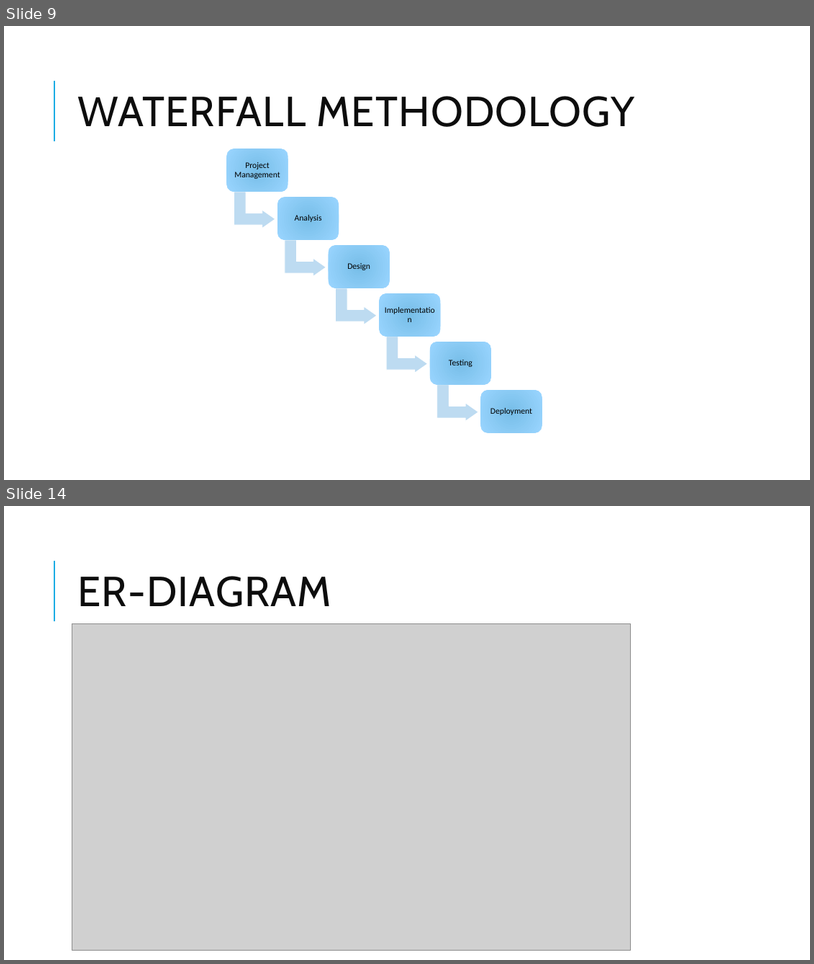
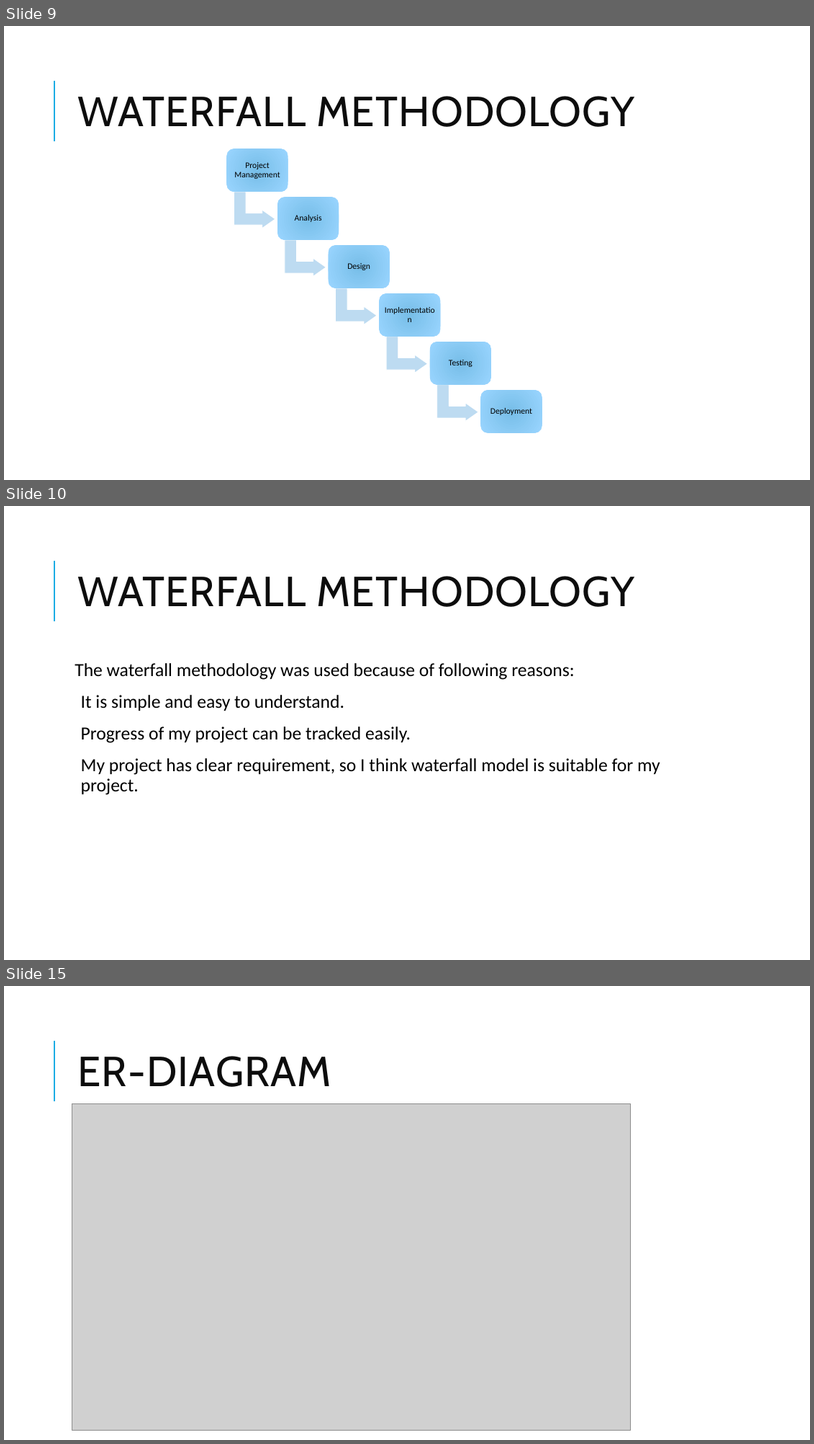
Before and after one commit to admondtamang/e-commerce-cp, a slide deck: E-commerce site.pptx. Shown one above the other, each under a label of ours: slides 9 and 14 before the commit, slides 9, 10 and 15 after it; the slides between them are not shown. The pictures are 814x964 and 814x1444 pixels, drawn with LibreOffice and Linux fonts; fonts in the diff are those of the drawing; grey boxes stand for pictures. Boxes give left, top, right and bottom in pixels: in the first picture for what was removed or moved away, otherwise in the second. Text is boxed around its words. In the diff, an @@ line names an element or a change of style, - is before the commit and + after.

```diff
--- a/E-commerce site.pptx
+++ b/E-commerce site.pptx
@@ slide 10 added at <box>4,506,810,960</box>, background #FFFFFF; not listed: 1 template element that a slide beside it also shows @@
@@ title added at <box>77,576,635,607</box>, 50 pt, text #0D0D0D @@
+WATERFALL METHODOLOGY
@@ text added at <box>75,663,661,795</box>, 22 pt, text #000000 @@
+The waterfall methodology was used because of following reasons:
+  It is simple and easy to understand.
+  Progress of my project can be tracked easily.
+  My project has clear requirement, so I think waterfall model is suitable for my project.
@@ what was slide 14 is now slide 15 @@
```
Also in this commit, not shown: 8 slides changed, 8 other slides added, 6 slides removed, 45 other files.
